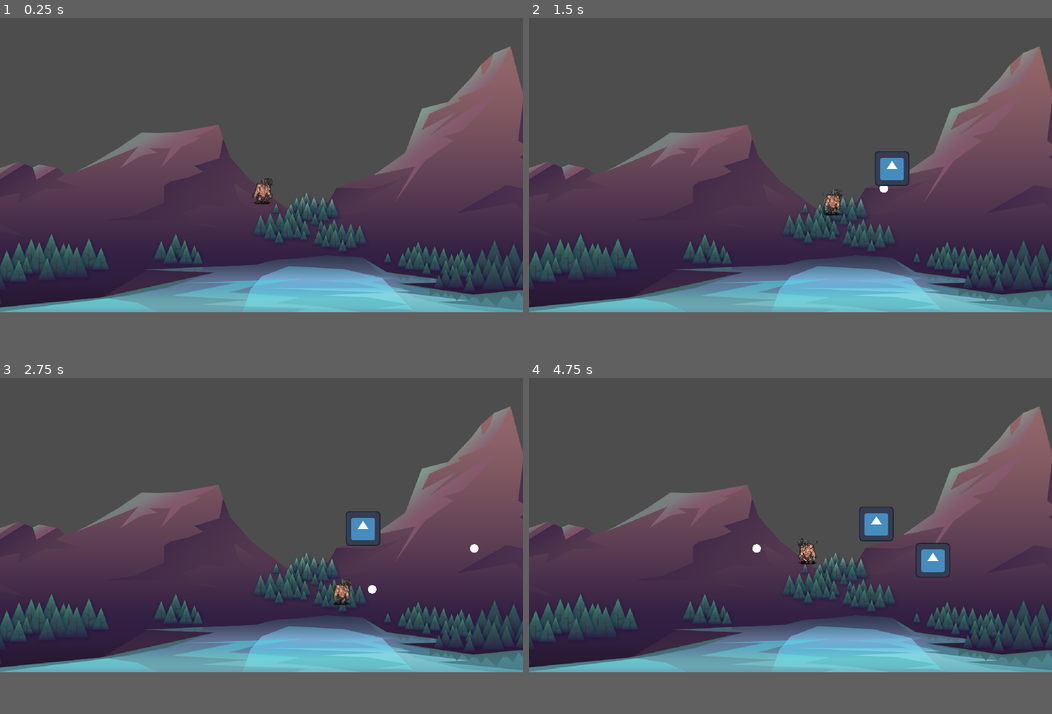
Above: before the commit, frames 1-4 (two rows, left to right).
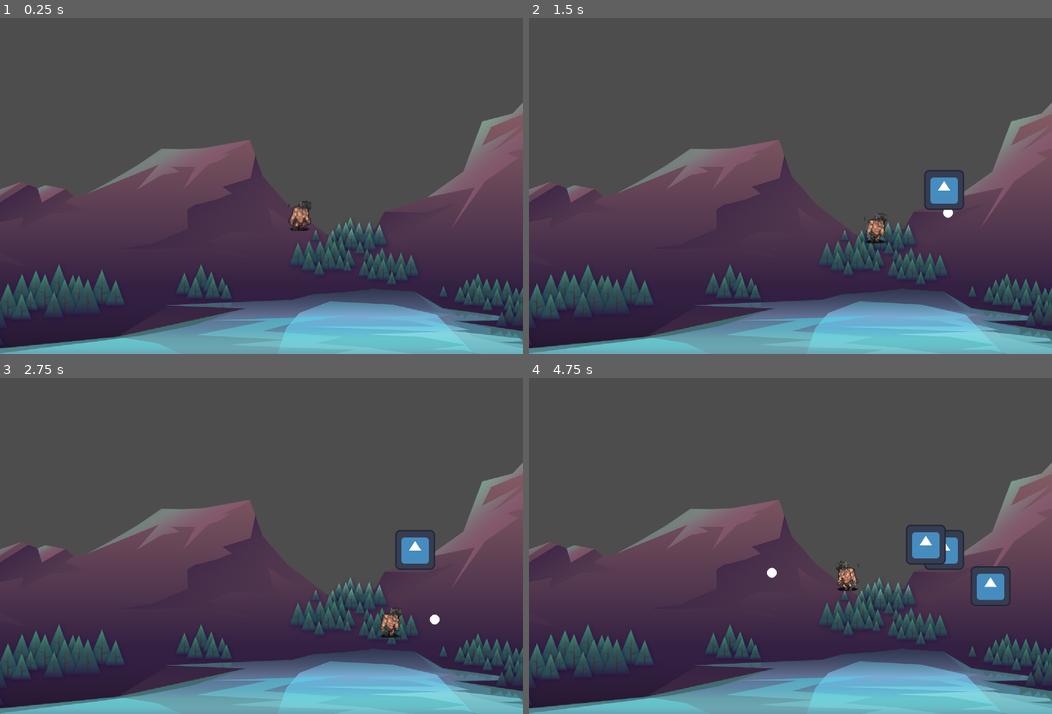
Above: after the commit, the same moments.

Repository: pungiish/GOTY
Game: Godot game, scene res://scenes/game/game.tscn
Same seed, same stepped clock (60 frames per second), same inputs: the game is played once before the commit and once after it. The engine's default icon, where the game draws it, is replaced by a stand-in: a white triangle on a blue panel in a dark square.
Inputs (mouse positions are in pixels of both pictures, inside the frame that each line leads up to):
- Up to frame 1 (0.25 s): no input
- Up to frame 2 (1.5 s): move the mouse to (905, 149) at 0.52 s; hold Right (ui_right) 0.53-1.28 s; tap 1 (cast_1) at 0.6 s; move the mouse to (685, 179) at 1.27 s; hold Down (ui_down) from 1.28 s (still down); tap 2 (cast_2) at 1.35 s
- Up to frame 3 (2.75 s): move the mouse to (313, 462) at 2.02 s; release Down (ui_down) at 2.03 s; hold Right (ui_right) from 2.03 s (still down); tap 1 (cast_1) at 2.1 s
- Up to frame 4 (4.75 s): move the mouse to (764, 582) at 2.77 s; release Right (ui_right) at 2.78 s; hold Up (ui_up) 2.78-3.53 s; tap 2 (cast_2) at 2.85, 4.35 s; move the mouse to (947, 569) at 3.52 s; hold Left (ui_left) from 3.53 s (still down); tap 1 (cast_1) at 3.6 s; move the mouse to (633, 482) at 4.27 s
The window is 800x450 before the commit and 800x514 after it. Grey fills any space a smaller window leaves; there, only what the larger window draws over its background counts as a difference.

The runs differ from the first frame. In frame 1, 36% of the frame differs, in the area x 0-100%, y 8-100%; in frame 2, 38%; in frame 3, 38%; in frame 4, 39%.

Commit message:
Added spell properties WIP

Diff:
--- a/data/spells/fireball.tres
+++ b/data/spells/fireball.tres
@@ -9,13 +9,31 @@
 script = ExtResource("2_70bwy")
 name = "fireball"
 scene = ExtResource("2_ecc7m")
-base_speed = 350.0
-base_lifetime = 10.0
-base_damage = 20
+mana_cost = 10
+cast_time = 0.5
+tick_time = 0.0
+insta_cast = false
+self_cast = false
+aoe_spawn_height = 200.0
+projectile_speed = 400.0
+max_distance = 800.0
+homing_strength = 0.0
+direction = Vector2(1, 0)
+count = 1
+size = 1.0
+damage = 0
+heal_amount = 0
+damage_falloff = 0.0
+pierce = false
+pierce_strength = 1
+bounce = false
+bounce_count = 0
+bounce_strength = 1.0
+target_count = 1
+is_aoe = false
+aoe_radius = 0.0
+shape = 0
+element = 0
 effects = Array[ExtResource("1_t20d3")]([ExtResource("2_jw1x3")])
-tint_color = Color(0.945947, 0.215265, 0.670025, 1)
-is_aoe = false
-aoe_spawn_height = 200.0
-aoe_width = 300.0
-aoe_count = 10
+animation_name = ""
 metadata/_custom_type_script = "uid://cp873gljojt31"
--- a/data/spells/waterball.tres
+++ b/data/spells/waterball.tres
@@ -9,13 +9,31 @@
 script = ExtResource("4_b84fi")
 name = "waterball"
 scene = ExtResource("3_hgile")
-base_speed = 450.0
-base_lifetime = 3.0
-base_damage = 10
+mana_cost = 10
+cast_time = 0.5
+tick_time = 0.0
+insta_cast = false
+self_cast = false
+aoe_spawn_height = 90.0
+projectile_speed = 400.0
+max_distance = 800.0
+homing_strength = 0.0
+direction = Vector2(1, 0)
+count = 1
+size = 1.0
+damage = 0
+heal_amount = 0
+damage_falloff = 0.0
+pierce = false
+pierce_strength = 1
+bounce = false
+bounce_count = 0
+bounce_strength = 1.0
+target_count = 1
+is_aoe = true
+aoe_radius = 0.0
+shape = 0
+element = 0
 effects = Array[ExtResource("1_8e7s5")]([ExtResource("2_paual")])
-tint_color = Color(0.435602, 0.532924, 0.948798, 1)
-is_aoe = true
-aoe_spawn_height = 90.0
-aoe_width = 300.0
-aoe_count = 10
+animation_name = ""
 metadata/_custom_type_script = "uid://cp873gljojt31"
--- a/project.godot
+++ b/project.godot
@@ -21,10 +21,8 @@
 
 [display]
 
-window/size/viewport_width=1920
+window/size/viewport_width=1680
 window/size/viewport_height=1080
-window/size/window_width_override=1920
-window/size/window_height_override=1080
 window/stretch/mode="viewport"
 window/stretch/aspect="expand"
 
--- a/scenes/spell/baseSpell.gd
+++ b/scenes/spell/baseSpell.gd
@@ -1,17 +1,25 @@
 extends Area2D
 
 @export var speed: float = 200
-@export var lifetime: float = 10
+@export var lifetime: float = 0
 @export var damage:    int     = 10
+@export var max_distance:      float = 800.0  # MAX DISTANCE before auto‐free
+@export var initial_position: Vector2
 var direction: Vector2 = Vector2.ZERO
 @onready var timer: Timer = $Timer
-
 func _ready():
+	initial_position = position
+	if (lifetime > 0):
+		timer.start(lifetime)
 	# auto-free after lifetime seconds
-	timer.start(lifetime)
 
 func _physics_process(delta):
-	position += direction * speed * delta
+	var distance = position - initial_position;
+	if (sqrt(distance.y*distance.y + distance.x*distance.x) < max_distance):
+		position += direction * speed * delta
+	else:
+		queue_free()
+
 
 func _on_Timer_timeout():
 	queue_free()
@@ -20,7 +28,6 @@
 	if body.is_in_group("enemies"):
 		#body.take_damage(damage)
 		queue_free()
-# ——— Effect hooks ———
 
 func add_burn(magnitude: float, duration: float) -> void:
 	pass
--- a/scenes/spell/baseSpell.tscn
+++ b/scenes/spell/baseSpell.tscn
@@ -4,6 +4,7 @@
 [ext_resource type="Texture2D" uid="uid://dk5kfcpfancik" path="res://icon.svg" id="2_u7yfs"]
 
 [sub_resource type="CircleShape2D" id="CircleShape2D_dnpg1"]
+radius = 63.0079
 
 [node name="BaseSpell" type="Area2D"]
 top_level = true
--- a/scenes/spell/spellManager.gd
+++ b/scenes/spell/spellManager.gd
@@ -23,8 +23,8 @@
 	var data = spells[spell_name]
 
 	if data.is_aoe:
-		var half_w = data.aoe_width * 0.5
-		for i in range(data.aoe_count):
+		var half_w = data.aoe_radius * 0.5
+		for i in range(data.count):
 			# 1) Instantiate the base‐spell scene, not the resource itself!
 			var shard = data.scene.instantiate()
 
@@ -35,9 +35,9 @@
 
 			# 3) Give it a straight‐down direction and the usual stats
 			#shard.direction = Vector2.DOWN
-			shard.speed = data.base_speed
-			shard.damage = data.base_damage
-			shard.lifetime = data.base_lifetime
+			shard.speed = data.projectile_speed
+			shard.damage = data.damage
+			shard.lifetime = data.lifetime
 			# 4) Apply any effects exactly as you do in the single‐spell case
 			for eff in data.effects:
 				if eff == null:
@@ -72,10 +72,10 @@
 	#var dmg_mod   = SkillTree.get_modifier("spell_damage")  # e.g. 1.5 for +50%
 	var speed_mod = 1
 	var dmg_mod = 1
-	var lifetime_mod = 1
-	spell.lifetime = data.base_lifetime * lifetime_mod
-	spell.speed  = data.base_speed * speed_mod
-	spell.damage = data.base_damage * dmg_mod
+	var distance_mod = 1
+	spell.max_distance = data.max_distance * distance_mod
+	spell.speed  = data.projectile_speed * speed_mod
+	spell.damage = data.damage * dmg_mod
 
 	# 3) Apply every effect, possibly tweaked by skills too
 	for eff in data.effects:
--- a/scenes/spell/spellResource.gd
+++ b/scenes/spell/spellResource.gd
@@ -1,16 +1,52 @@
 # SpellResource.gd
 extends Resource
 class_name SpellResource
+const BASE_SPELL = preload("res://scenes/spell/baseSpell.tscn")
+@export var name: String
+@export var scene: PackedScene = BASE_SPELL
 
-@export var name: String
-@export var scene: PackedScene             # The .tscn to instantiate
-@export var base_speed: float = 150
-@export var base_lifetime: float = 10
-@export var base_damage: int = 10
-@export var effects: Array[SpellEffect] = []
-@export var tint_color: Color = Color(1,1,1)  # default white
-@export var particle_scene: PackedScene
-@export var is_aoe: bool = false           # single vs. multi‐spawn
-@export var aoe_spawn_height: float = 200  # pixels above player
-@export var aoe_width: float = 300         # horizontal spread
-@export var aoe_count: int = 10            # how many shards
+# ── Basic Costs & Timing ───────────────────────────
+@export var mana_cost:       int     = 10    # MANA
+@export var cast_time:       float   = 0.5   # CAST SPEED (sec)
+@export var tick_time:       float   = 0.0   # For DOT/heal over time
+@export var insta_cast:      bool    = false # INSTA CAST
+@export var self_cast:       bool    = false # SELF CAST
+@export var aoe_spawn_height: float = 0.0  # pixels above player
+
+# ── Projectile / Movement ─────────────────────────
+@export var projectile_speed:  float = 400.0  # MOVEMENT SPEED of the projectile
+@export var lifetime: int = 4  # MOVEMENT SPEED of the projectile
+@export var max_distance:      float = 800.0  # MAX DISTANCE before auto‐free
+@export var homing_strength:   float = 0.0    # 0 = no homing
+@export var direction:         Vector2 = Vector2.RIGHT # default aim
+@export var count:             int     = 1    # COUNT (number of shards/projectiles)
+@export var size:              float   = 1.0  # SIZE multiplier
+
+# ── Damage / Healing ──────────────────────────────
+@export var damage:            int     = 0    # VALUE(DAMAGE)
+@export var heal_amount:       int     = 0    # VALUE(HEAL)
+@export var damage_falloff:    float   = 0.0  # % reduction per unit
+@export var pierce:            bool    = false# PIERCING
+@export var pierce_strength:   int     = 1    # how many enemies it can pierce
+@export var bounce:            bool    = false# BOUNCING
+@export var bounce_count:      int     = 0    # number of bounces
+@export var bounce_strength:   float   = 1.0  # energy retention on bounce
+@export var target_count:      int     = 1    # for AOE chaining, multi‐target
+
+# ── Area & Shape ──────────────────────────────────
+@export var is_aoe:            bool    = false# AOE flag
+@export var aoe_radius:        float   = 0.0  # AREA / AOE radius
+enum Shape { POINT, LINE, CIRCLE, CONE }
+@export var shape:            Shape  = Shape.POINT
+
+# ── Element & Effects ─────────────────────────────
+enum Element { FIRE, WATER, AIR, EARTH, LIGHT, DARK }
+@export var element:          Element = Element.FIRE
+# Vector of modular effect resources (burn, slow, stun, poison, buff, etc.)
+@export var effects:         Array[SpellEffect] = []
+
+# ── VFX Hooks (Particles, Sprites) ───────────────
+@export var sprite_texture:    Texture        # for static sprites
+@export var animation_name:    String         # for AnimatedSprite2D
+@export var particle_scene:    PackedScene    # for particles/VFX sub‐scene
+@export var particle_material: ParticleProcessMaterial # optional per-spell material
